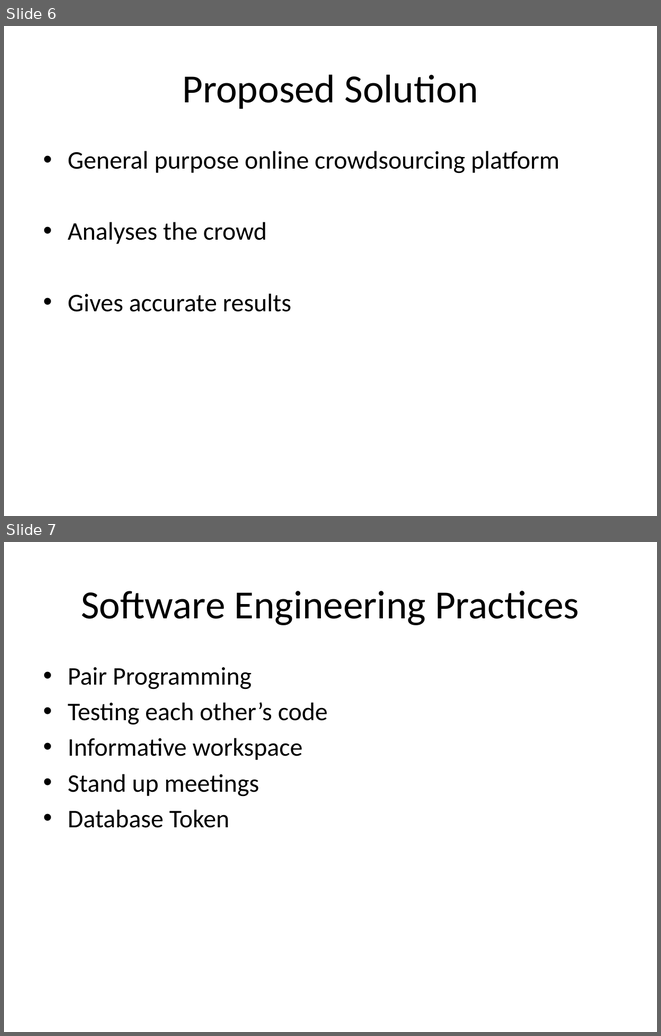
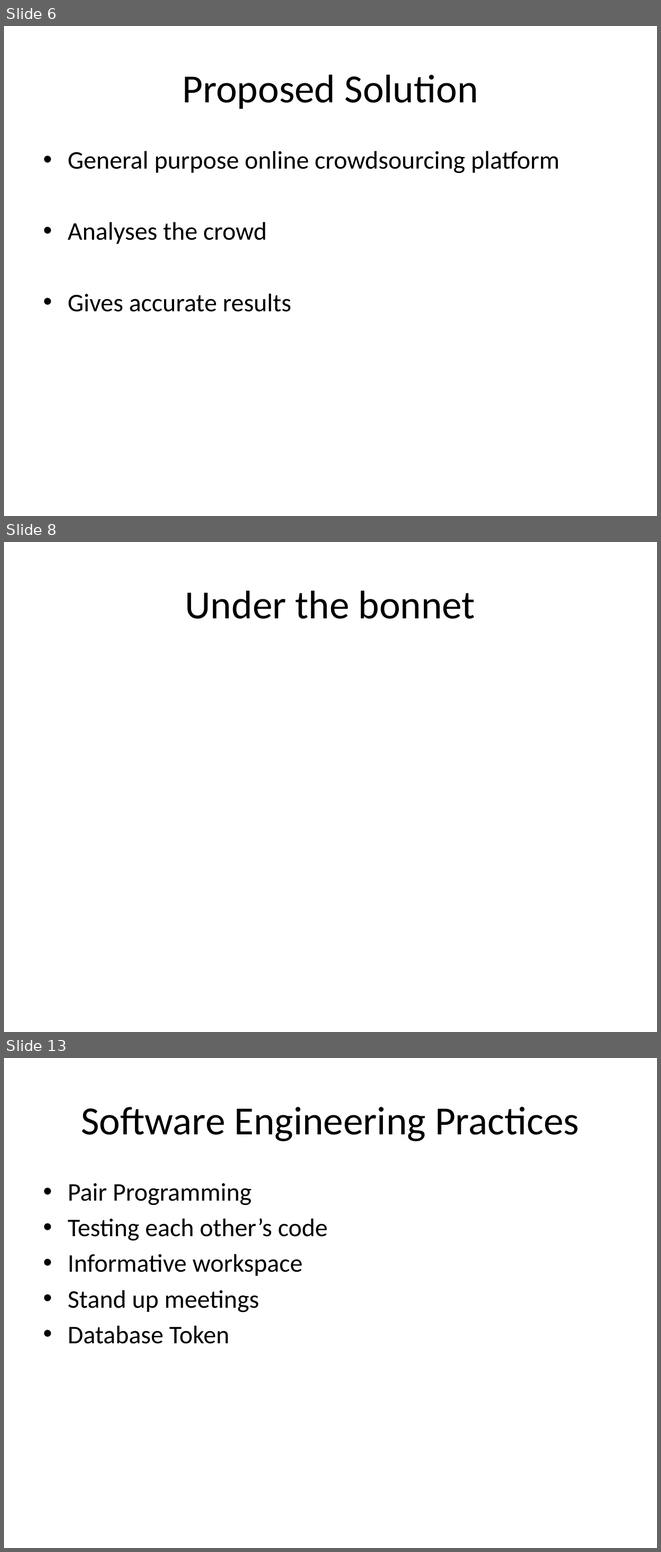
Before and after one commit to giovannic/crowdtrust, a slide deck: presentation/CrowdTrust .pptx. Shown one above the other, each under a label of ours: slides 6 and 7 before the commit, slides 6, 8 and 13 after it; the slides between them are not shown. The pictures are 661x1036 and 661x1552 pixels, drawn with LibreOffice and Linux fonts; fonts in the diff are those of the drawing; background and template pictures are left out. Boxes give left, top, right and bottom in pixels: in the first picture for what was removed or moved away, otherwise in the second. Text is boxed around its words. In the diff, an @@ line names an element or a change of style, - is before the commit and + after.

```diff
--- a/presentation/CrowdTrust .pptx
+++ b/presentation/CrowdTrust .pptx
@@ slide 8 added at (x1=4, y1=542, x2=657, y2=1032), background picture (left out) @@
@@ title added at (x1=185, y1=590, x2=475, y2=619), 44 pt, text #000000 @@
+Under the bonnet
@@ what was slide 7 is now slide 13 @@
```
Also in this commit, not shown: 1 slide changed, 5 other slides added.
